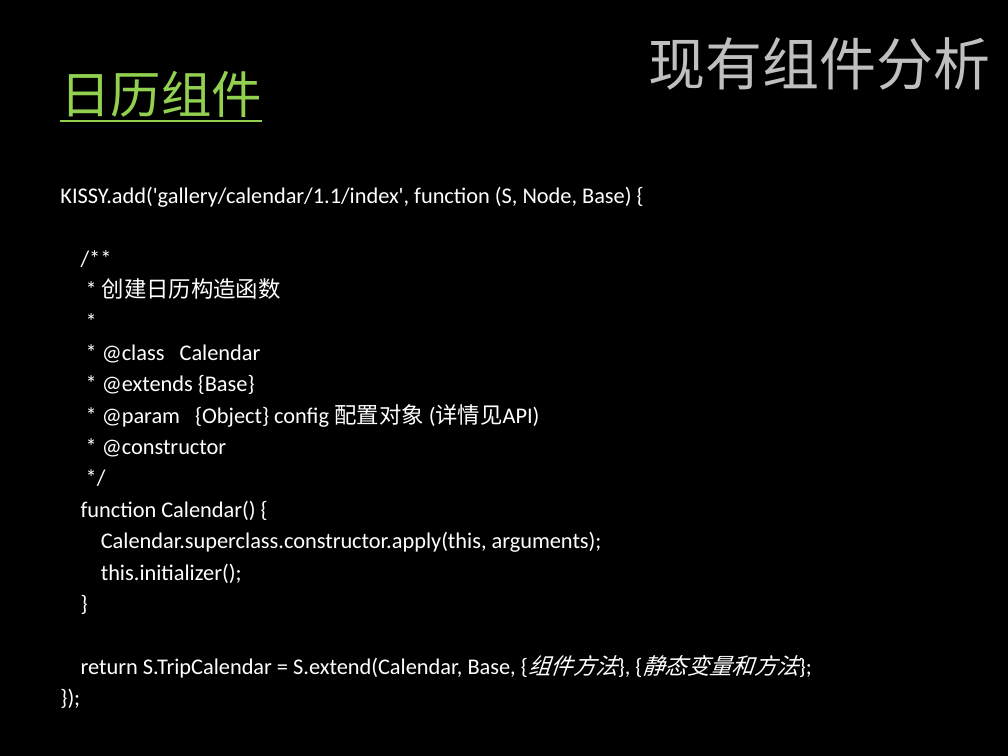
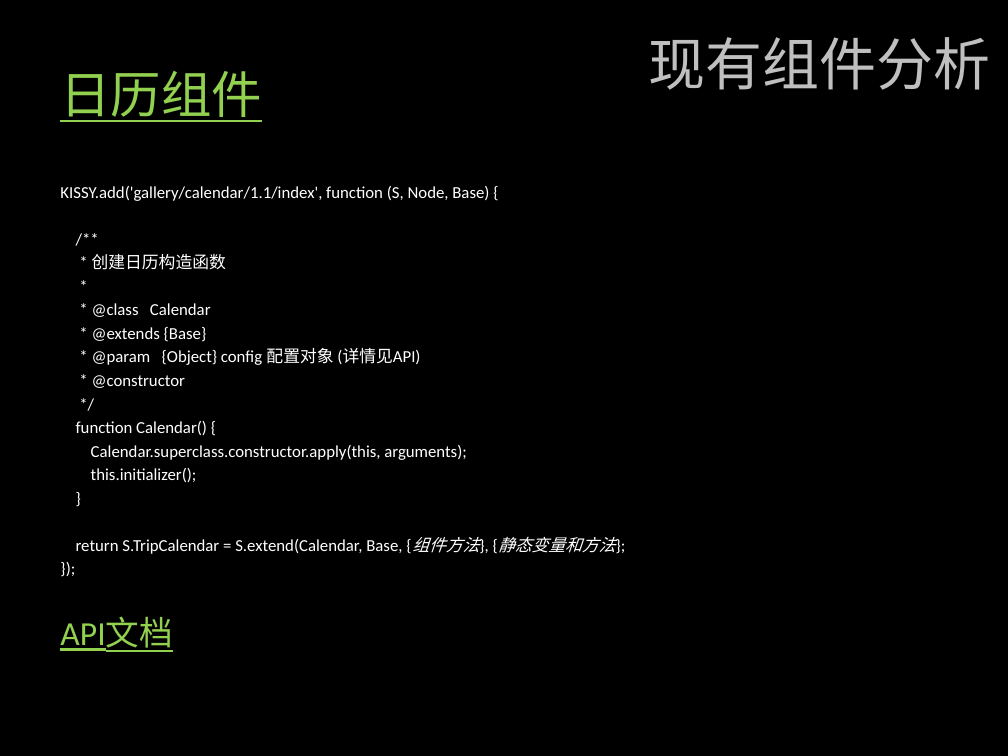
Before and after one commit to dickeylth/FEStudy, a slide deck: slide 24 of class/Kissy Component Coding/基于Kissy的模块化编程.pptx. Drawn at 1008x756 pixels with LibreOffice and Linux fonts; fonts in the diff are those of the drawing. Boxes give left, top, right and bottom in pixels: in the first picture for what was removed or moved away, otherwise in the second. Text is boxed around its words. In the diff, an @@ line names an element or a change of style, - is before the commit and + after.

Commit message:
calendar api

```diff
--- a/class/Kissy Component Coding/基于Kissy的模块化编程.pptx
+++ b/class/Kissy Component Coding/基于Kissy的模块化编程.pptx
@@ text at [60,186,615,554]: size 16 to 12 pt @@
@@ text at [60,618,172,652]: paragraph added @@
+API文档
```
